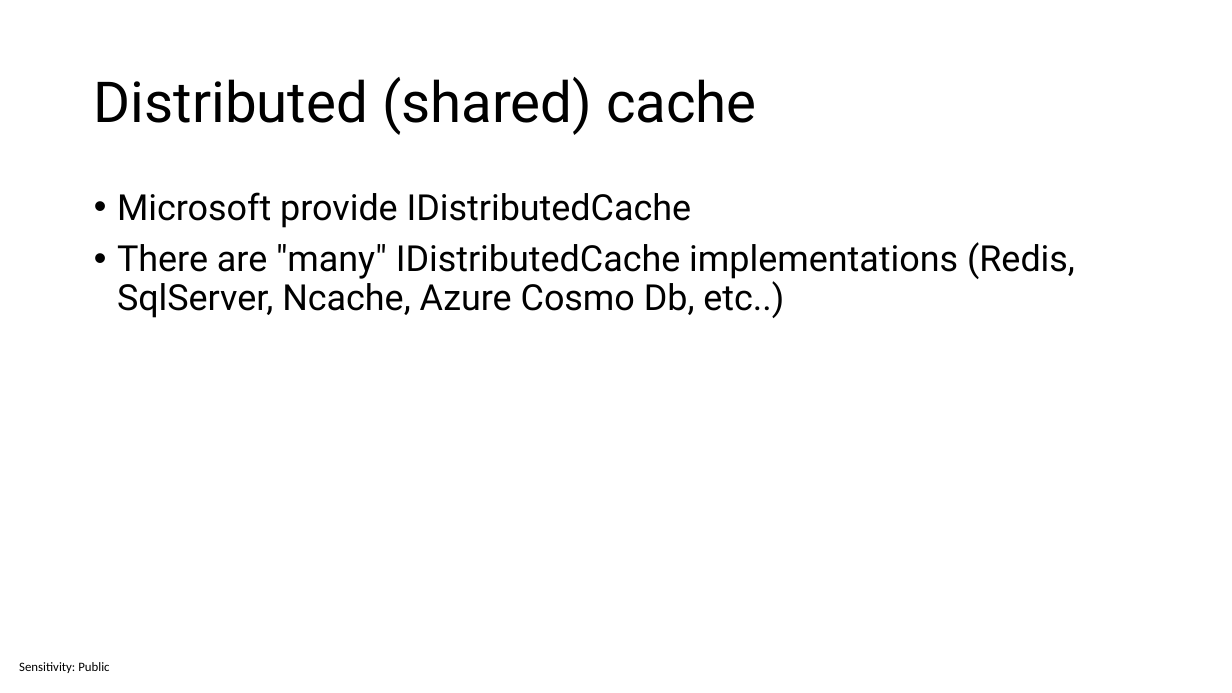
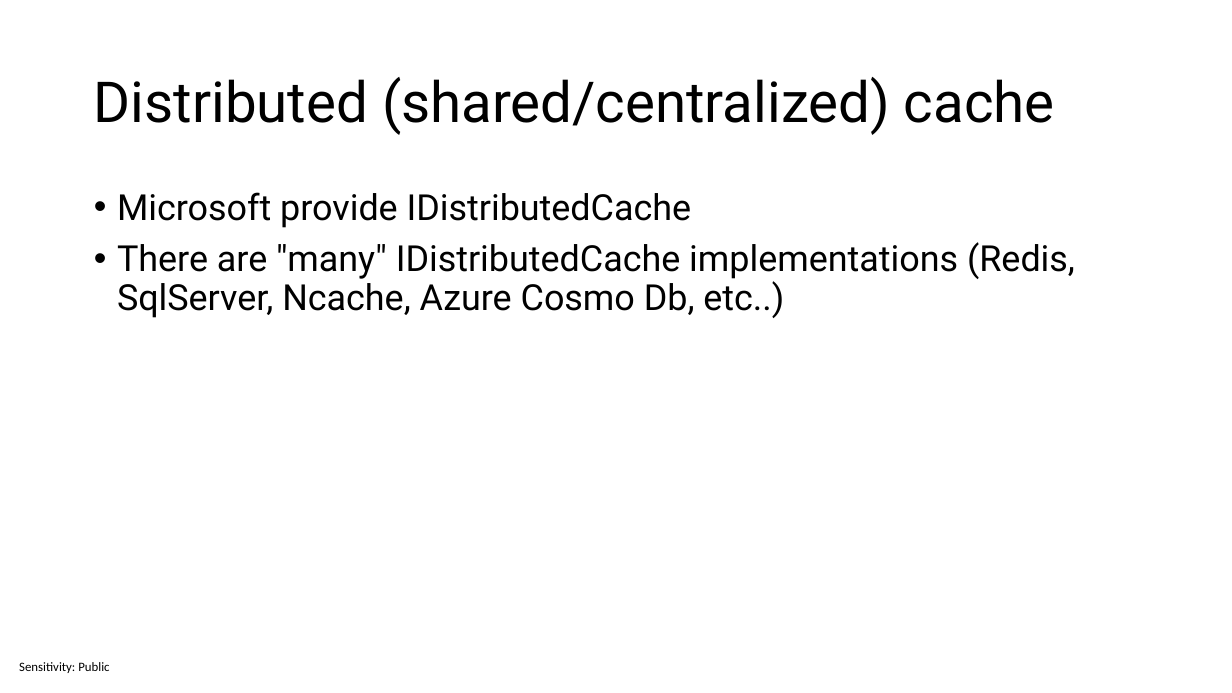
Before and after one commit to sabbadino/cache-like-a-pro-fusion-cache, a slide deck: slide 10 of cache-like-a-pro.pptx. Drawn at 1232x693 pixels with LibreOffice and Linux fonts; fonts in the diff are those of the drawing. Boxes give left, top, right and bottom in pixels: in the first picture for what was removed or moved away, otherwise in the second. Text is boxed around its words. In the diff, an @@ line names an element or a change of style, - is before the commit and + after.

```diff
--- a/cache-like-a-pro.pptx
+++ b/cache-like-a-pro.pptx
@@ title at box(94, 77, 1055, 135): text changed @@
-Distributed (shared) cache
+Distributed (shared/centralized) cache
```
Also in this commit, not shown: 8 other slides changed.
